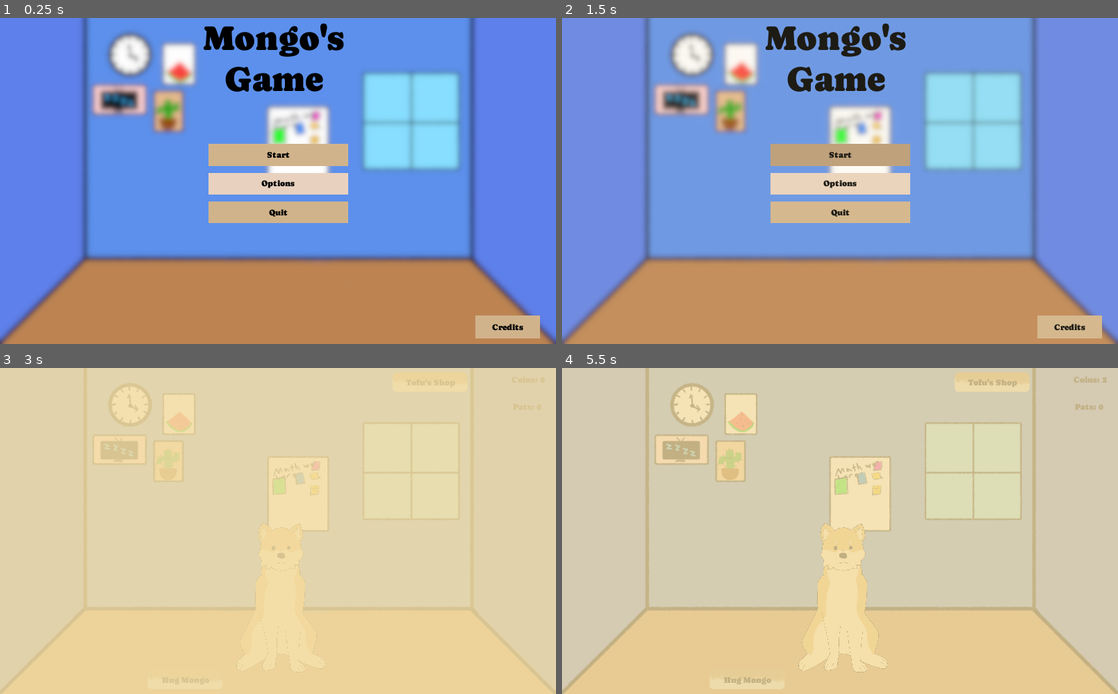
Above: before the commit, frames 1-4 (two rows, left to right).
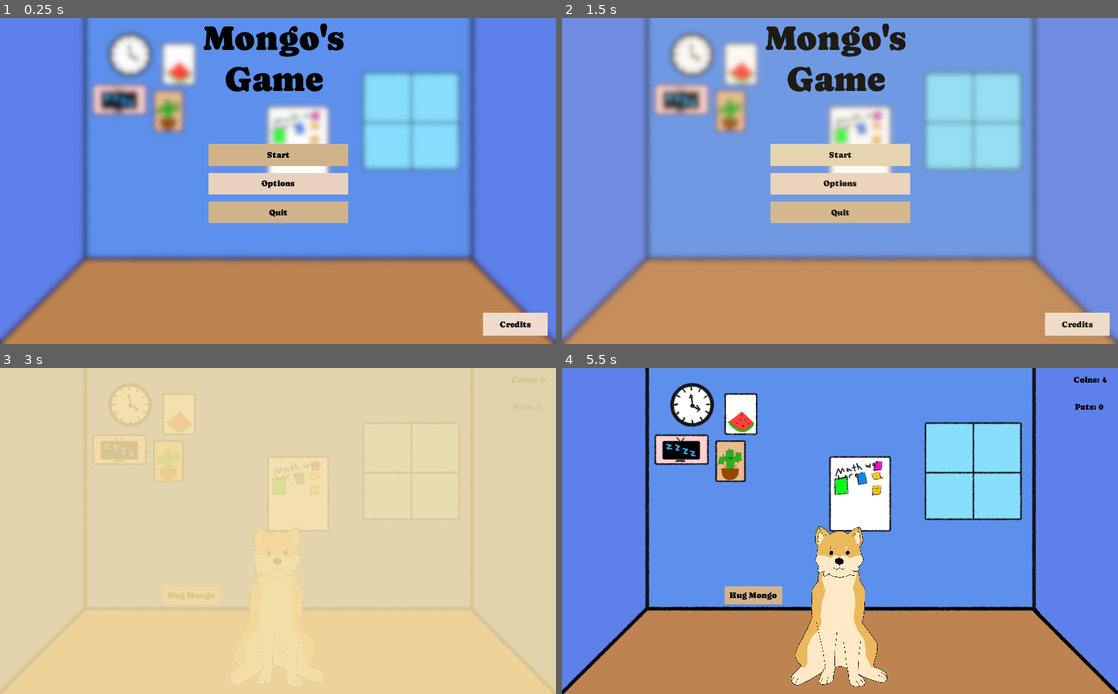
Above: after the commit, the same moments.

Repository: RedCoffeeMug/Mongos-Game
Game: Godot game, scene res://Scenes/Menu.tscn
Same seed, same stepped clock (60 frames per second), same inputs: the game is played once before the commit and once after it.
Inputs (mouse positions are in pixels of both pictures, inside the frame that each line leads up to):
- Up to frame 1 (0.25 s): no input
- Up to frame 2 (1.5 s): click "Options" at 0.5 s; click "Start" at 1.25 s
- Up to frame 3 (3 s): click "Start" at 2 s; click "Start" at 2.75 s
- Up to frame 4 (5.5 s): click "Hug Mongo" at 3.5 s; click (990, 381) at 4.25 s, where only the run before the commit has a clickable "Tofu's Shop"; click (990, 381) at 5 s, where only the run before the commit has a clickable "Tofu's Shop"

The runs differ from the first frame. In frame 1, 1.0% of the frame differs, in the area x 85-99%, y 90-99%; in frame 2, 2.7%; in frame 3, 0.4%; in frame 4, 100%, in the area x 0-100%, y 0-100%.

Commit message:
Changed button designs. Cooldowns

Diff:
--- a/Scenes/House.tscn
+++ b/Scenes/House.tscn
@@ -20,10 +20,13 @@
 texture = ExtResource( 4 )
 
 [node name="Mongo" type="Sprite" parent="."]
-position = Vector2( 517, 422 )
-scale = Vector2( 0.131108, 0.131108 )
+position = Vector2( 510, 438 )
+scale = Vector2( 0.140855, 0.140855 )
 texture = ExtResource( 3 )
 script = ExtResource( 1 )
+
+[node name="PatsCooldown" type="Timer" parent="Mongo"]
+wait_time = 0.2
 
 [node name="Coins" type="Label" parent="."]
 margin_left = 937.0
@@ -47,7 +50,21 @@
 align = 1
 valign = 1
 
+[node name="HugMongo_Button" type="Button" parent="."]
+margin_left = 299.0
+margin_top = 402.0
+margin_right = 406.0
+margin_bottom = 435.0
+focus_mode = 0
+theme = ExtResource( 7 )
+enabled_focus_mode = 0
+text = "Hug Mongo"
+
+[node name="HugCooldown" type="Timer" parent="HugMongo_Button"]
+wait_time = 0.7
+
 [node name="Travel_Button" type="TextureButton" parent="."]
+visible = false
 margin_left = 721.0
 margin_top = 7.0
 margin_right = 864.0
@@ -64,26 +81,11 @@
 align = 1
 valign = 1
 
-[node name="HugMongo_Button" type="TextureButton" parent="."]
-margin_left = 270.0
-margin_top = 554.0
-margin_right = 413.0
-margin_bottom = 594.0
-theme = ExtResource( 7 )
-texture_normal = ExtResource( 6 )
-
-[node name="Label" type="Label" parent="HugMongo_Button"]
-modulate = Color( 0, 0, 0, 1 )
-anchor_right = 1.0
-anchor_bottom = 1.0
-custom_colors/font_outline_modulate = Color( 0, 0, 0, 1 )
-text = "Hug Mongo"
-align = 1
-valign = 1
-
 [node name="PauseMenu" parent="." instance=ExtResource( 5 )]
 visible = false
 
 [connection signal="pats_changed" from="Mongo" to="." method="_on_Mongo_pats_changed"]
+[connection signal="timeout" from="Mongo/PatsCooldown" to="Mongo" method="_on_PatsCooldown_timeout"]
+[connection signal="pressed" from="HugMongo_Button" to="." method="_on_HugMongo_Button_pressed"]
+[connection signal="timeout" from="HugMongo_Button/HugCooldown" to="." method="_on_HugCooldown_timeout"]
 [connection signal="pressed" from="Travel_Button" to="." method="_on_Travel_Button_pressed"]
-[connection signal="pressed" from="HugMongo_Button" to="." method="_on_HugMongo_Button_pressed"]
--- a/Scenes/Menu.tscn
+++ b/Scenes/Menu.tscn
@@ -8,6 +8,15 @@
 
 [sub_resource type="StyleBoxFlat" id=3]
 bg_color = Color( 0.913725, 0.827451, 0.752941, 1 )
+
+[sub_resource type="StyleBoxFlat" id=4]
+bg_color = Color( 0.937255, 0.862745, 0.8, 1 )
+
+[sub_resource type="StyleBoxFlat" id=5]
+bg_color = Color( 0.913725, 0.827451, 0.752941, 1 )
+
+[sub_resource type="StyleBoxFlat" id=6]
+bg_color = Color( 0.937255, 0.862745, 0.8, 1 )
 
 [sub_resource type="DynamicFont" id=1]
 size = 64
@@ -33,11 +42,13 @@
 margin_top = 232.0
 margin_right = 641.0
 margin_bottom = 272.0
+focus_mode = 0
 custom_colors/font_color_disabled = Color( 0, 0, 0, 1 )
 custom_colors/font_color_focus = Color( 0, 0, 0, 1 )
 custom_colors/font_color = Color( 0, 0, 0, 1 )
 custom_colors/font_color_hover = Color( 0, 0, 0, 1 )
 custom_colors/font_color_pressed = Color( 0, 0, 0, 1 )
+enabled_focus_mode = 0
 text = "Start"
 
 [node name="OptionsButton" type="Button" parent="."]
@@ -45,12 +56,14 @@
 margin_top = 285.0
 margin_right = 641.0
 margin_bottom = 325.0
+focus_mode = 0
 custom_colors/font_color_disabled = Color( 0, 0, 0, 1 )
 custom_colors/font_color_focus = Color( 0, 0, 0, 1 )
 custom_colors/font_color = Color( 0, 0, 0, 1 )
 custom_colors/font_color_hover = Color( 0, 0, 0, 1 )
 custom_colors/font_color_pressed = Color( 0, 0, 0, 1 )
 custom_styles/normal = SubResource( 3 )
+enabled_focus_mode = 0
 text = "Options"
 
 [node name="QuitButton" type="Button" parent="."]
@@ -58,23 +71,34 @@
 margin_top = 338.0
 margin_right = 641.0
 margin_bottom = 378.0
+focus_mode = 0
 custom_colors/font_color_disabled = Color( 0, 0, 0, 1 )
 custom_colors/font_color_focus = Color( 0, 0, 0, 1 )
 custom_colors/font_color = Color( 0, 0, 0, 1 )
 custom_colors/font_color_hover = Color( 0, 0, 0, 1 )
 custom_colors/font_color_pressed = Color( 0, 0, 0, 1 )
+enabled_focus_mode = 0
 text = "Quit"
 
 [node name="CreditsButton" type="Button" parent="."]
-margin_left = 876.0
-margin_top = 548.0
-margin_right = 995.0
-margin_bottom = 590.0
+anchor_left = 1.0
+anchor_top = 1.0
+anchor_right = 1.0
+anchor_bottom = 1.0
+margin_left = -134.0
+margin_top = -57.0
+margin_right = -15.0
+margin_bottom = -15.0
+focus_mode = 0
 custom_colors/font_color_disabled = Color( 0, 0, 0, 1 )
 custom_colors/font_color_focus = Color( 0, 0, 0, 1 )
 custom_colors/font_color = Color( 0, 0, 0, 1 )
 custom_colors/font_color_hover = Color( 0, 0, 0, 1 )
 custom_colors/font_color_pressed = Color( 0, 0, 0, 1 )
+custom_styles/hover = SubResource( 4 )
+custom_styles/pressed = SubResource( 5 )
+custom_styles/normal = SubResource( 6 )
+enabled_focus_mode = 0
 text = "Credits"
 
 [node name="Title" type="RichTextLabel" parent="."]
--- a/Scenes/Pause_Menu.tscn
+++ b/Scenes/Pause_Menu.tscn
@@ -1,8 +1,7 @@
-[gd_scene load_steps=5 format=2]
+[gd_scene load_steps=4 format=2]
 
 [ext_resource path="res://assets/Blur.png" type="Texture" id=1]
 [ext_resource path="res://scripts/Pause_Menu.gd" type="Script" id=2]
-[ext_resource path="res://assets/MenuButton_Normal.png" type="Texture" id=3]
 [ext_resource path="res://Themes/MainTheme.tres" type="Theme" id=4]
 
 [node name="PauseMenu" type="Control"]
@@ -16,50 +15,32 @@
 margin_bottom = 600.0
 texture = ExtResource( 1 )
 
-[node name="ContinueButton" type="TextureButton" parent="."]
+[node name="ContinueButton" type="Button" parent="."]
 margin_left = 386.0
 margin_top = 222.0
 margin_right = 643.0
 margin_bottom = 262.0
-texture_normal = ExtResource( 3 )
+focus_mode = 0
+enabled_focus_mode = 0
+text = "Continue"
 
-[node name="Label" type="Label" parent="ContinueButton"]
-modulate = Color( 0, 0, 0, 1 )
-anchor_right = 1.0
-anchor_bottom = 1.0
-text = "Continue"
-align = 1
-valign = 1
-
-[node name="OptionsButton" type="TextureButton" parent="."]
+[node name="OptionsButton" type="Button" parent="."]
 margin_left = 386.0
 margin_top = 298.0
 margin_right = 643.0
 margin_bottom = 338.0
-texture_normal = ExtResource( 3 )
+focus_mode = 0
+enabled_focus_mode = 0
+text = "Options"
 
-[node name="Label" type="Label" parent="OptionsButton"]
-modulate = Color( 0, 0, 0, 1 )
-anchor_right = 1.0
-anchor_bottom = 1.0
-text = "Options"
-align = 1
-valign = 1
-
-[node name="MenuButton" type="TextureButton" parent="."]
+[node name="MenuButton" type="Button" parent="."]
 margin_left = 386.0
 margin_top = 377.0
 margin_right = 643.0
 margin_bottom = 417.0
-texture_normal = ExtResource( 3 )
-
-[node name="Label" type="Label" parent="MenuButton"]
-modulate = Color( 0, 0, 0, 1 )
-anchor_right = 1.0
-anchor_bottom = 1.0
+focus_mode = 0
+enabled_focus_mode = 0
 text = "Main Menu"
-align = 1
-valign = 1
 
 [connection signal="pressed" from="ContinueButton" to="." method="_on_ContinueButton_pressed"]
 [connection signal="pressed" from="OptionsButton" to="." method="_on_OptionsButton_pressed"]
--- a/Themes/MainTheme.tres
+++ b/Themes/MainTheme.tres
@@ -9,7 +9,7 @@
 bg_color = Color( 0.596078, 0.458824, 0.329412, 1 )
 
 [sub_resource type="StyleBoxFlat" id=8]
-bg_color = Color( 0.72549, 0.6, 0.462745, 1 )
+bg_color = Color( 0.596078, 0.458824, 0.329412, 1 )
 
 [sub_resource type="StyleBoxFlat" id=13]
 bg_color = Color( 0.898039, 0.827451, 0.701961, 1 )
@@ -19,7 +19,7 @@
 border_color = Color( 0.882353, 0.8, 0.611765, 1 )
 
 [sub_resource type="StyleBoxFlat" id=3]
-bg_color = Color( 0.72549, 0.6, 0.462745, 1 )
+bg_color = Color( 0.596078, 0.458824, 0.329412, 1 )
 border_color = Color( 0.882353, 0.8, 0.611765, 1 )
 
 [sub_resource type="DynamicFont" id=9]
@@ -61,7 +61,11 @@
 border_color = Color( 0.631373, 0.505882, 0.403922, 1 )
 
 [resource]
-Button/colors/font_color_disabled = Color( 0, 0, 0, 0.360784 )
+Button/colors/font_color = Color( 0, 0, 0, 1 )
+Button/colors/font_color_disabled = Color( 0, 0, 0, 0.866667 )
+Button/colors/font_color_focus = Color( 0, 0, 0, 1 )
+Button/colors/font_color_hover = Color( 0, 0, 0, 1 )
+Button/colors/font_color_pressed = Color( 0, 0, 0, 1 )
 Button/fonts/font = SubResource( 1 )
 Button/styles/disabled = SubResource( 7 )
 Button/styles/focus = SubResource( 8 )
--- a/scripts/House.gd
+++ b/scripts/House.gd
@@ -2,11 +2,13 @@
 
 onready var coins = $Coins
 onready var pats = $Pats
+onready var hugcooldown = $HugMongo_Button/HugCooldown
 
 
 func _ready():
 	coins.text = "Coins: " + str(global.coins)
 	pats.text = "Pats: " + str(global.pats)
+	$HugMongo_Button.disabled = false
 
 
 func _on_Mongo_pats_changed():
@@ -21,11 +23,17 @@
 
 
 func _on_HugMongo_Button_pressed():
-	global.coins += 2
+	global.coins += 4
 	coins.text = "Coins: " + str(global.coins)
+	$HugMongo_Button.disabled = true
+	hugcooldown.start()
 
 
 func _process(delta):
 
 	if $BackgroundMusic.playing == false:
 		$BackgroundMusic.play()
+
+
+func _on_HugCooldown_timeout():
+	$HugMongo_Button.disabled = false
--- a/scripts/Mongo.gd
+++ b/scripts/Mongo.gd
@@ -1,9 +1,17 @@
-extends Sprite
+	extends Sprite
 
 signal pats_changed()
-
+var can_click = true
 
 func _input(event):
 	if event is InputEventMouseButton and event.pressed and event.button_index == BUTTON_LEFT:
 		if get_rect().has_point(to_local(event.position)):
-			emit_signal("pats_changed")
+			if can_click == true:
+				can_click = false
+				emit_signal("pats_changed")
+				$PatsCooldown.start()
+
+
+
+func _on_PatsCooldown_timeout():
+	can_click = true
--- a/scripts/Pause_Menu.gd
+++ b/scripts/Pause_Menu.gd
@@ -1,6 +1,5 @@
 extends Control
 
-onready var popup = get_node("OptionsMenu")
 
 
 func _ready():
@@ -8,7 +7,7 @@
 
 
 
-func _input(event):
+func _input(_event):
 	if Input.is_action_just_released("Game_Paused"):
 		visible = not visible
 
Not shown: 1 places in Scenes/Menu.tscn that only renumber resources
